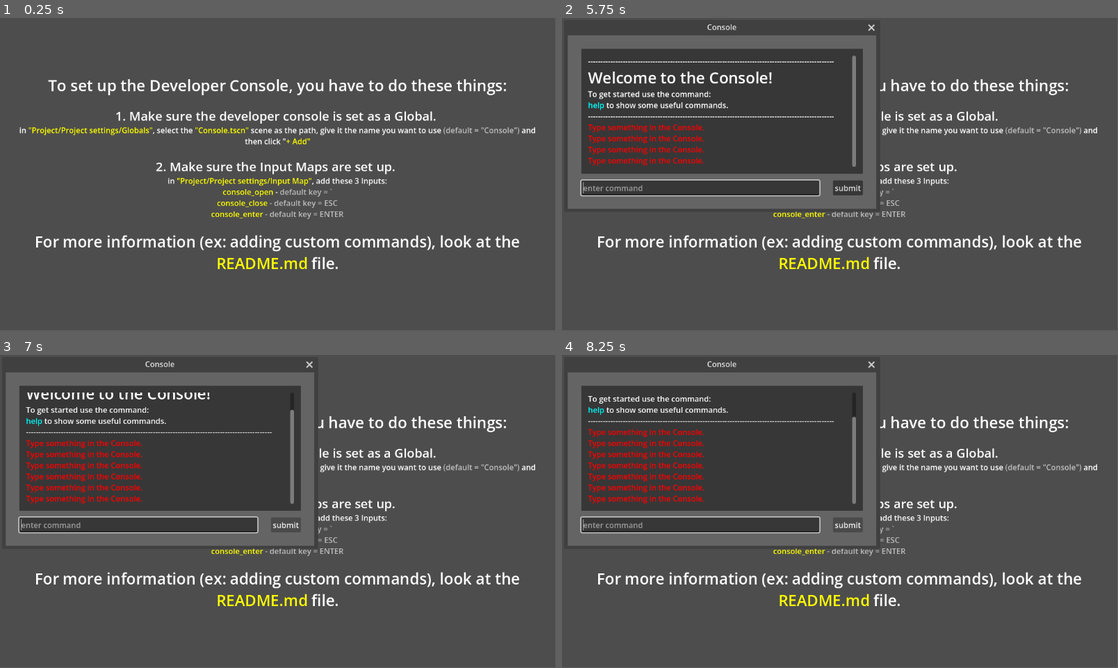
Above: before the commit, frames 1-4 (two rows, left to right).
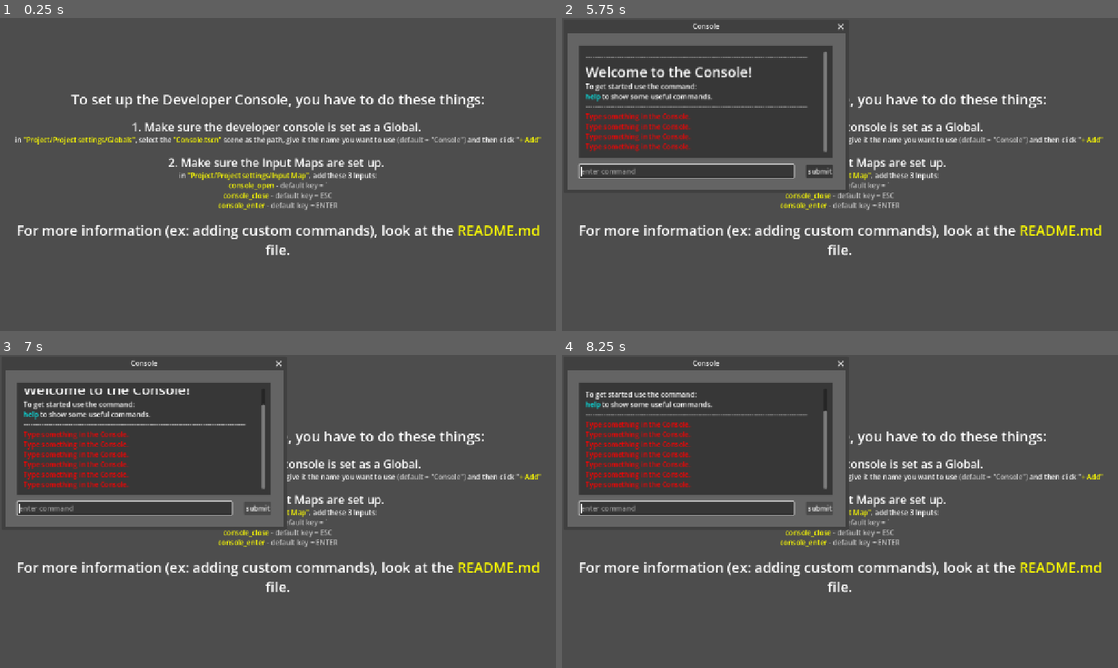
Above: after the commit, the same moments.

Repository: Linkerpink/Developer-Console-GD
Game: Godot game, scene res://console/console_test_scene.tscn
Two runs of this game, one before a commit and one after it. Both use one fixed random seed, a clock stepped at 60 frames per second and the inputs below. The engine's default icon, where the game draws it, is replaced by a stand-in: a white triangle on a blue panel in a dark square.
Inputs:
- Up to frame 1 (0.25 s): no input
- Up to frame 2 (5.75 s): tap Enter (console_enter) at 0.5, 2, 3.5, 4.9 s; tap Space at 1.25, 2.75, 4.25 s; tap Escape (console_close) at 4.15 s; tap ` (console_open) at 5.65 s
- Up to frame 3 (7 s): click "submit" at 5.75 s; click "submit" at 6.5 s
- Up to frame 4 (8.25 s): click "submit" at 7.25 s
In our replay, the window is 799x449 before the commit and 800x450 after it. These sizes can differ from the game's own. Grey fills any space a smaller window leaves; there, only what the larger window draws over its background counts as a difference.

The runs differ from the first frame. In frame 1, 12% of the frame differs, in the area x 2-98%, y 19-81%; in frame 2, 17%; in frame 3, 17%, in the area x 1-98%, y 1-81%; in frame 4, 17%.

Commit message:
added language commands & fetch prototype
added language command support. it's commented out by default, because not everyone has the same language setup as me.

there's also a beginning to the fetch command, inspired by: neofetch or fastfetch on linux

Diff:
--- a/console/assets/console.gd
+++ b/console/assets/console.gd
@@ -137,84 +137,6 @@
 
 	#TODO look at this stuff later
 	#region Old Commands that still need to be reworked.
-	##region A Discolored World Specific Commands
-		##elif _command_to_explain == "set language":
-			##print_to_console("
-##[color=cyan]set language[/color]: Sets the language to what you typed in the console.
-##As an example you could type: [color=cyan]set language italian[/color] and that would change the language to Italian.
-##You can also type the language name in that language.
-##as an example you could type: [color=cyan]set language italiano[/color] and that would also change it to Italian.
-##\n" + _create_line(), 0.1)
-			##
-		##elif _command_to_explain == "languages":
-			##print_to_console("[color=cyan]languages[/color]: Gives a list of every language supported.\n" + _create_line(), 0.1)
-	##endregion
-	#
-	##region Language Commands
-		##elif _text.begins_with("languages"):
-		##print_to_console("
-##Here is a list of supported languages:
-##English,
-##Dutch / Nederlands,
-##German / Deutsch
-##French / Français
-##Spanish / Español
-##Italian / Italiano
-##Portuguese / Português
-##Danish / Dansk
-##Swedish / Svenska
-##Finnish / Suomalainen
-##Czech / čeština
-##Chinese / 國語
-		##", 0.1)
-		##return true
-		#
-	##elif _text.begins_with("set language"):
-		##if _text.ends_with("english") or _text.ends_with("English"):
-			##globals.set_language("english")
-			##
-		##elif _text.ends_with("dutch") or _text.ends_with("Dutch") or _text.ends_with("nederlands") or _text.ends_with("Nederlands"):
-			##globals.set_language("dutch")
-			##
-		##elif _text.ends_with("german") or _text.ends_with("German") or _text.ends_with("deutsch") or _text.ends_with("Deutsch"):
-			##globals.set_language("german")
-		##
-		##elif _text.ends_with("french") or _text.ends_with("French") or _text.ends_with("français") or _text.ends_with("Français"):
-			##globals.set_language("french")
-		##
-		##elif _text.ends_with("spanish") or _text.ends_with("Spanish") or _text.ends_with("español") or _text.ends_with("Español"):
-			##globals.set_language("spanish")
-		##
-		##elif _text.ends_with("italian") or _text.ends_with("Italian") or _text.ends_with("italiano") or _text.ends_with("Italiano"):
-			##globals.set_language("italian")
-		##
-		##elif _text.ends_with("portuguese") or _text.ends_with("portugese") or _text.ends_with("Portuguese") or _text.ends_with("português") or _text.ends_with("Português"):
-			##globals.set_language("portugese")
-			##
-		##elif _text.ends_with("danish") or _text.ends_with("Danish") or _text.ends_with("dansk") or _text.ends_with("Dansk"):
-			##globals.set_language("danish")
-		##
-		##elif _text.ends_with("swedish") or _text.ends_with("Swedish") or _text.ends_with("svenska") or _text.ends_with("Svenska"):
-			##globals.set_language("swedish")
-		##
-		##elif _text.ends_with("finnish") or _text.ends_with("Finnish") or _text.ends_with("suomalainen") or _text.ends_with("Suomalainen"):
-			##globals.set_language("finnish")
-		##
-		##elif _text.ends_with("czech") or _text.ends_with("Czech") or _text.ends_with("čeština") or _text.ends_with("cestina"):
-			##globals.set_language("czech")
-		##
-		##elif _text.ends_with("chinese") or _text.ends_with("Chinese") or _text.ends_with("國語"):
-			##globals.set_language("chinese")
-		##
-		### Easter egg languages
-		##elif _text.ends_with("minionese") or _text.ends_with("Minionese") or _text.ends_with("minion") or _text.ends_with("minion language"):
-			##globals.set_language("minionese")
-		##
-		##print_to_console("App language is set to: " + globals.language, 0.1)
-		##
-		##return true
-	##endregion
-
 	##elif _text == "minion" or _text == "minionese":
 		##globals.set_language("minionese")
 		##print_to_console("App language is set to: " + globals.language, 0.1)
@@ -277,6 +199,69 @@
 	OS.shell_open("https://linkerpink.github.io/docs/console")
 	print_to_console("Opening documentation page.", 0.1)
 
+#region Language Commands
+func set_language():
+	print_to_console("language commands not set up.", 0.1)
+	#if _text.ends_with("english") or _text.ends_with("English"):
+			#globals.set_language("english")
+			#
+		#elif _text.ends_with("dutch") or _text.ends_with("Dutch") or _text.ends_with("nederlands") or _text.ends_with("Nederlands"):
+			#globals.set_language("dutch")
+			#
+		#elif _text.ends_with("german") or _text.ends_with("German") or _text.ends_with("deutsch") or _text.ends_with("Deutsch"):
+			#globals.set_language("german")
+		#
+		#elif _text.ends_with("french") or _text.ends_with("French") or _text.ends_with("français") or _text.ends_with("Français"):
+			#globals.set_language("french")
+		#
+		#elif _text.ends_with("spanish") or _text.ends_with("Spanish") or _text.ends_with("español") or _text.ends_with("Español"):
+			#globals.set_language("spanish")
+		#
+		#elif _text.ends_with("italian") or _text.ends_with("Italian") or _text.ends_with("italiano") or _text.ends_with("Italiano"):
+			#globals.set_language("italian")
+		#
+		#elif _text.ends_with("portuguese") or _text.ends_with("portugese") or _text.ends_with("Portuguese") or _text.ends_with("português") or _text.ends_with("Português"):
+			#globals.set_language("portugese")
+			#
+		#elif _text.ends_with("danish") or _text.ends_with("Danish") or _text.ends_with("dansk") or _text.ends_with("Dansk"):
+			#globals.set_language("danish")
+		#
+		#elif _text.ends_with("swedish") or _text.ends_with("Swedish") or _text.ends_with("svenska") or _text.ends_with("Svenska"):
+			#globals.set_language("swedish")
+		#
+		#elif _text.ends_with("finnish") or _text.ends_with("Finnish") or _text.ends_with("suomalainen") or _text.ends_with("Suomalainen"):
+			#globals.set_language("finnish")
+		#
+		#elif _text.ends_with("czech") or _text.ends_with("Czech") or _text.ends_with("čeština") or _text.ends_with("cestina"):
+			#globals.set_language("czech")
+		#
+		#elif _text.ends_with("chinese") or _text.ends_with("Chinese") or _text.ends_with("國語"):
+			#globals.set_language("chinese")
+		#
+		## Easter egg languages
+		#elif _text.ends_with("minionese") or _text.ends_with("Minionese") or _text.ends_with("minion") or _text.ends_with("minion language"):
+			#globals.set_language("minionese")
+		#
+		#print_to_console("App language is set to: " + globals.language, 0.1)
+
+
+
+func print_languages():
+	print_to_console("language commands not set up.", 0.1)
+	#print_to_console("Here is a list of supported languages:", 0.1)
+	#print_to_console("English", 0.2)
+	#print_to_console("Dutch / Nederlands", 0.3)
+	#print_to_console("German / Deutsch", 0.4)
+	#print_to_console("French / Français", 0.5)
+	#print_to_console("Spanish / Español", 0.6)
+	#print_to_console("Italian / Italiano", 0.6)
+	#print_to_console("Portuguese / Português", 0.7)
+	#print_to_console("Danish / Dansk", 0.8)
+	#print_to_console("Swedish / Svenska", 0.9)
+	#print_to_console("Finnish / Suomalainen", 1)
+	#print_to_console("Czech / čeština", 1.1)
+	#print_to_console("Chinese / 國語", 1.2)
+
 
 #region Print Messages
 func print_as_user():
@@ -296,6 +281,40 @@
 	print_to_console(_create_line() + "\n[font_size=32]All spawnable objects:[/font_size]", 0.1)
 	for i in spawnable_objects.size():
 		print_to_console(_get_name_from_path(spawnable_objects[i]), i * 0.1 + 0.1)
+
+
+func gdfetch():
+	var _art : String = "[font_size=10][code][color=deep_sky_blue]
+...........++++.....++++...........
+..........++++++...++++++..........				OS:
+..........+++++++++++++++..........				Host:
+....++..+++++++++++++++++++..++....				Kernal:
+..+++++++++++++++++++++++++++++++..				Uptime:
+.+++++++++++++++++++++++++++++++++.				Packages:
+..+++++++++++++++++++++++++++++++..				Shell:
+...++++*%%%##+++++++++##%%%*++++...				Display:
+...++++@#---#*++*@*++*#---#@++++...				Terminal:
+...++++#%---#+++#@#+++#---%#++++...				CPU:
+...++++++##*++++*#*++++*##++++++...				GPU:
+...##****+++++++++++++++++****##...				Memory:
+...+++++@*++++@@%%%@@++++*@+++++...				Swap:
+...+++++#%####@+++++@####%#+++++...				Disk:
+....+++++++++++++++++++++++++++....				Local IP:
+.....++++++++++++++++++++++++......				Locale:
+.........+++++++++++++++++.........
+[color=][font_size=][font=]"
+
+
+	var _dots_to_space = _art.replace(".", " ")
+	var _stars = _dots_to_space.replace("*", "[color=white]*[color=deep_sky_blue]")
+	var _percent = _stars.replace("%", "[color=white]%[color=deep_sky_blue]")
+	var _hash = _percent.replace("#", "[color=white]#[color=deep_sky_blue]")
+	var _at = _hash.replace("@", "[color=white]@[color=deep_sky_blue]")
+	var _minus = _at.replace("-", "[color=white]-[color=deep_sky_blue]")
+
+	var _string_to_print = _minus
+	# ^ By far the worst way to code this ever 😭
+	print_to_console(_string_to_print, 0.1)
 
 
 func print_help_message():
--- a/console/assets/console.tscn
+++ b/console/assets/console.tscn
@@ -2,9 +2,10 @@
 
 [ext_resource type="Script" uid="uid://cwosdtjmtwpd6" path="res://console/assets/console.gd" id="1_sg4m6"]
 [ext_resource type="PackedScene" uid="uid://d3engya7r866b" path="res://console/assets/screen_message_label.tscn" id="2_hedou"]
-[ext_resource type="FontFile" uid="uid://eglbqyap1a4r" path="res://console/assets/COMICBD.TTF" id="2_sjluo"]
+[ext_resource type="FontFile" uid="uid://eglbqyap1a4r" path="res://console/assets/fonts/COMICBD.TTF" id="2_sjluo"]
 [ext_resource type="Script" uid="uid://cayi03iwmj0ja" path="res://console/assets/desktop_thing.gd" id="3_hedou"]
 [ext_resource type="Texture2D" uid="uid://dhvv1lgwrhj6r" path="res://icon.svg" id="4_lk25g"]
+[ext_resource type="FontFile" uid="uid://wq52qo180gc6" path="res://console/assets/fonts/courbd.ttf" id="5_yu5lb"]
 
 [sub_resource type="StyleBoxFlat" id="StyleBoxFlat_t6k7n"]
 bg_color = Color(0.6, 0.6, 0.6, 0)
@@ -23,7 +24,7 @@
 [node name="Console Window" type="Window" parent="." unique_id=1205565824]
 oversampling_override = 1.0
 title = "Console"
-position = Vector2i(12, 36)
+position = Vector2i(0, 36)
 size = Vector2i(640, 360)
 
 [node name="Console BG" type="ColorRect" parent="Console Window" unique_id=2032005724]
@@ -82,7 +83,26 @@
 size_flags_horizontal = 3
 size_flags_vertical = 3
 focus_mode = 2
+theme_override_fonts/mono_font = ExtResource("5_yu5lb")
 bbcode_enabled = true
+text = "[font_size=10][code][color=deep_sky_blue]
+...........++++.....++++...........
+..........++++++...++++++..........				OS:
+..........+++++++++++++++..........				Host:
+....++..+++++++++++++++++++..++....				Kernal:
+..+++++++++++++++++++++++++++++++..				Uptime:
+.+++++++++++++++++++++++++++++++++.				Packages:
+..+++++++++++++++++++++++++++++++..				Shell:
+...++++*%%%##+++++++++##%%%*++++...				Display:
+...++++@#---#*++*@*++*#---#@++++...				Terminal:
+...++++#%---#+++#@#+++#---%#++++...				CPU:
+...++++++##*++++*#*++++*##++++++...				GPU:
+...##****+++++++++++++++++****##...				Memory:
+...+++++@*++++@@%%%@@++++*@+++++...				Swap:
+...+++++#%####@+++++@####%#+++++...				Disk:
+....+++++++++++++++++++++++++++....				Local IP:
+.....++++++++++++++++++++++++......				Locale:
+.........+++++++++++++++++.........				*insert colors*"
 scroll_following = true
 scroll_following_visible_characters = true
 selection_enabled = true
--- /dev/null
+++ b/console/commands/gdfetch.tres
@@ -0,0 +1,11 @@
+[gd_resource type="Resource" script_class="Command" format=3 uid="uid://sgbtniipba3u"]
+
+[ext_resource type="Script" uid="uid://cjxafw1b1cxrp" path="res://console/assets/command.gd" id="1_56lw0"]
+
+[resource]
+script = ExtResource("1_56lw0")
+name = "fetch"
+description = "Shows all spawnable scenes (objects)"
+detailed_explaination = "Shows all spawnable scenes (objects)"
+function_to_trigger = "gdfetch"
+metadata/_custom_type_script = "uid://cjxafw1b1cxrp"
--- a/console/commands/languages.tres
+++ b/console/commands/languages.tres
@@ -5,6 +5,7 @@
 [resource]
 script = ExtResource("1_bd7nj")
 name = "languages"
-description = "Gives a list of every language supported."
-detailed_explaination = "Gives a list of every language supported."
+description = "[color=cyan]languages[/color]: Gives a list of every language supported."
+detailed_explaination = "[color=cyan]languages[/color]: Gives a list of every language supported."
+function_to_trigger = "print_languages"
 metadata/_custom_type_script = "uid://cjxafw1b1cxrp"
--- a/console/commands/set language.tres
+++ b/console/commands/set language.tres
@@ -6,5 +6,6 @@
 script = ExtResource("1_x6bvy")
 name = "set language"
 description = "Sets the language of the app (doesn't work in console)."
-detailed_explaination = "Sets the language to what you typed in the console.#As an example you could type: [color=cyan]set language italian[/color] and that would change the language to Italian.#You can also type the language name in that language. #as an example you could type: [color=cya …(74 unchanged characters)…
+detailed_explaination = "[color=cyan]set language[/color]: Sets the language to what you typed in the console.As an example you could type: [color=cyan]set language italian[/color] and that would change the language to Italian.You can also type the language name in that language. as an example you could type: [color=cya …(74 unchanged characters)…
+function_to_trigger = "set_language"
 metadata/_custom_type_script = "uid://cjxafw1b1cxrp"
--- a/project.godot
+++ b/project.godot
@@ -18,6 +18,13 @@
 [autoload]
 
 console="*uid://bjm2mw6ou4hfq"
+
+[display]
+
+window/size/viewport_width=1280
+window/size/viewport_height=720
+window/stretch/mode="canvas_items"
+window/stretch/aspect="expand"
 
 [file_customization]
 
Renamed: console/assets/COMICBD.TTF -> console/assets/fonts/COMICBD.TTF
Not shown, added: console/assets/fonts/COMICBD.TTF.import
Binary file added: console/assets/fonts/cour.ttf
Not shown, changed: console/assets/fonts/cour.ttf.import
Binary file added: console/assets/fonts/courbd.ttf
Not shown, added: console/assets/fonts/courbd.ttf.import
Binary file added: console/assets/fonts/courbi.ttf
Not shown, added: console/assets/fonts/courbi.ttf.import
Binary file added: console/assets/fonts/couri.ttf
Not shown, added: console/assets/fonts/couri.ttf.import
Not shown, added: console/assets/amd64_microsoft-windows-f..truetype-couriernew_31bf3856ad364e35_10.0.26100.1_none_d336f57115c79179.manifest
